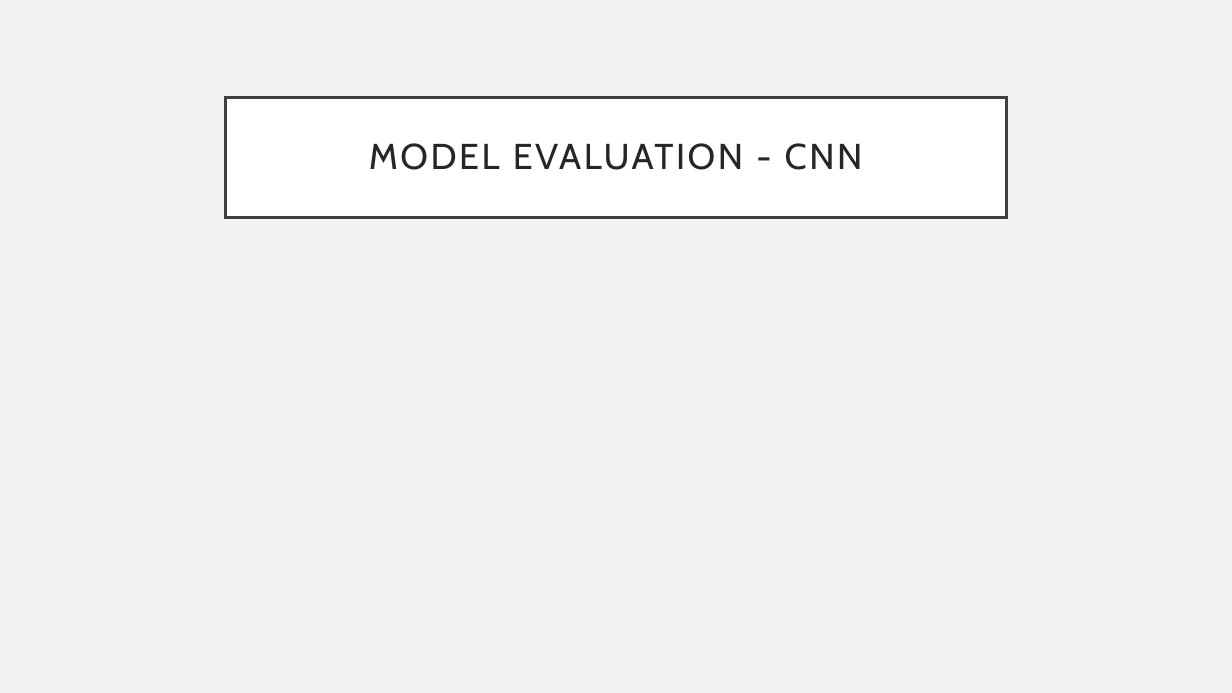
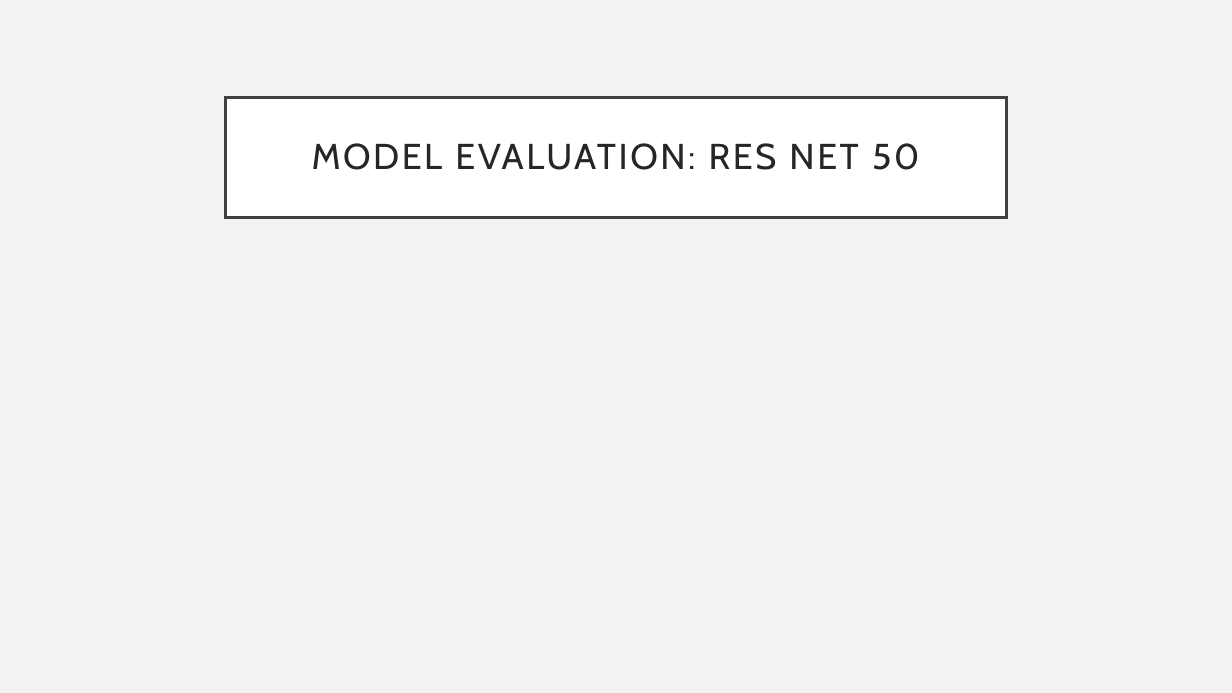
Before and after one commit to EZRA-DVLPR/MachineLearning-Comp542, a slide deck: slide 18 of group_proj/presentations/FinalPresentation.pptx (slide 14 before the commit). Drawn at 1232x693 pixels with LibreOffice and Linux fonts; fonts in the diff are those of the drawing. Boxes give left, top, right and bottom in pixels: in the first picture for what was removed or moved away, otherwise in the second. Text is boxed around its words. In the diff, an @@ line names an element or a change of style, - is before the commit and + after.

```diff
--- a/group_proj/presentations/FinalPresentation.pptx
+++ b/group_proj/presentations/FinalPresentation.pptx
@@ title at box(312, 143, 920, 170): text changed @@
-MODEL EVALUATION - CNN
+MODEL EVALUATION: RES NET 50
```
Also in this commit, not shown: 8 other slides changed, 30 slides added, 4 slides removed, 1 other file.
